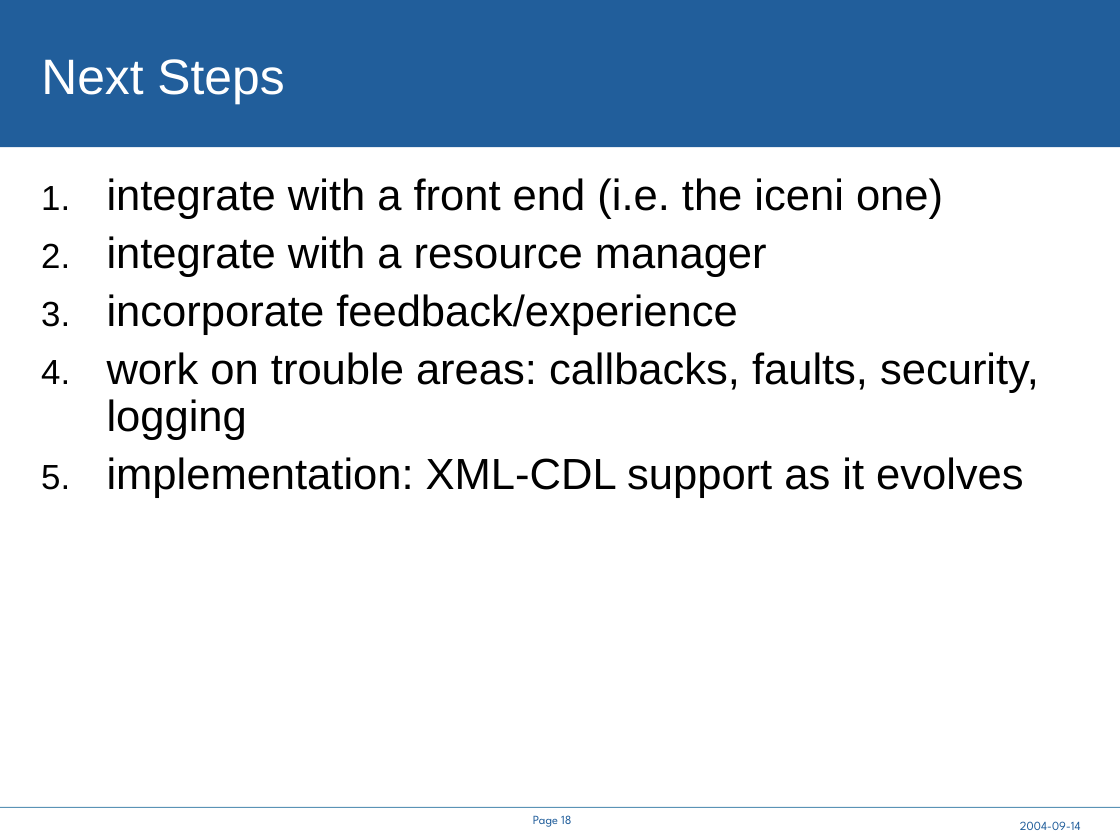
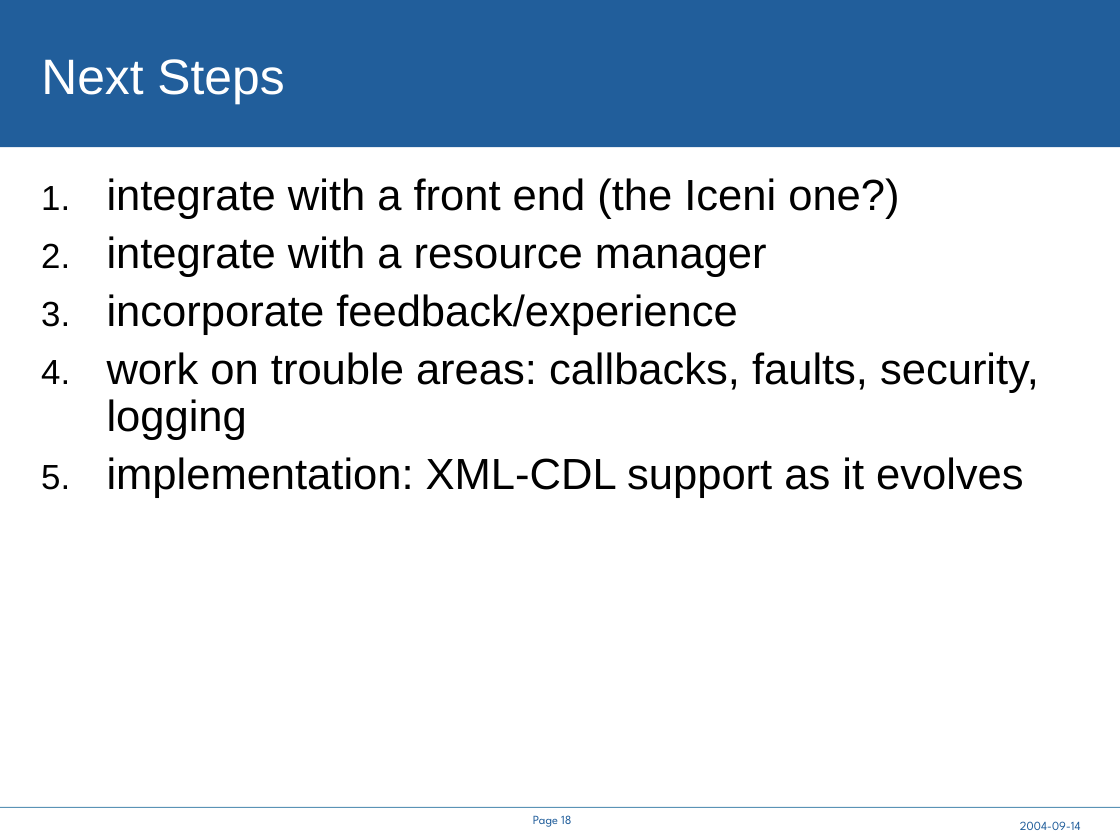
Before and after one commit to steveloughran/smartfrog, a slide deck: slide 18 of core/components/cddlm/doc/A Service API for deployment.ppt. Drawn at 1120x840 pixels with LibreOffice and Linux fonts; fonts in the diff are those of the drawing; background and template pictures are left out. Boxes give left, top, right and bottom in pixels: in the first picture for what was removed or moved away, otherwise in the second. Text is boxed around its words. In the diff, an @@ line names an element or a change of style, - is before the commit and + after.

```diff
--- a/core/components/cddlm/doc/A Service API for deployment.ppt
+++ b/core/components/cddlm/doc/A Service API for deployment.ppt
@@ text at [107, 178, 899, 219]: text changed @@
-1. integrate with a front end (i.e. the iceni one)
+1. integrate with a front end (the Iceni one?)
```
Also in this commit, not shown: 11 other slides changed, 1 slide added, 1 slide removed, 7 other files.
